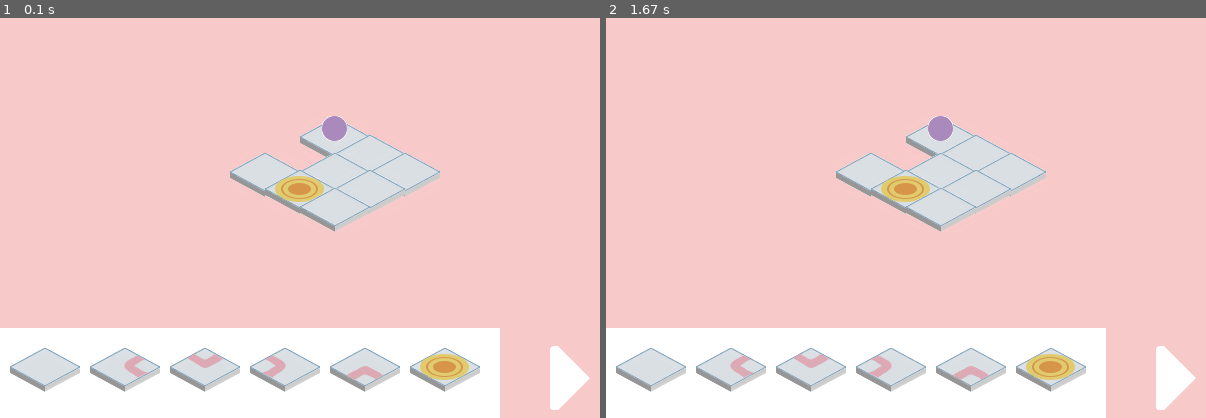
Above: before the commit, frames 1-2 (left to right).
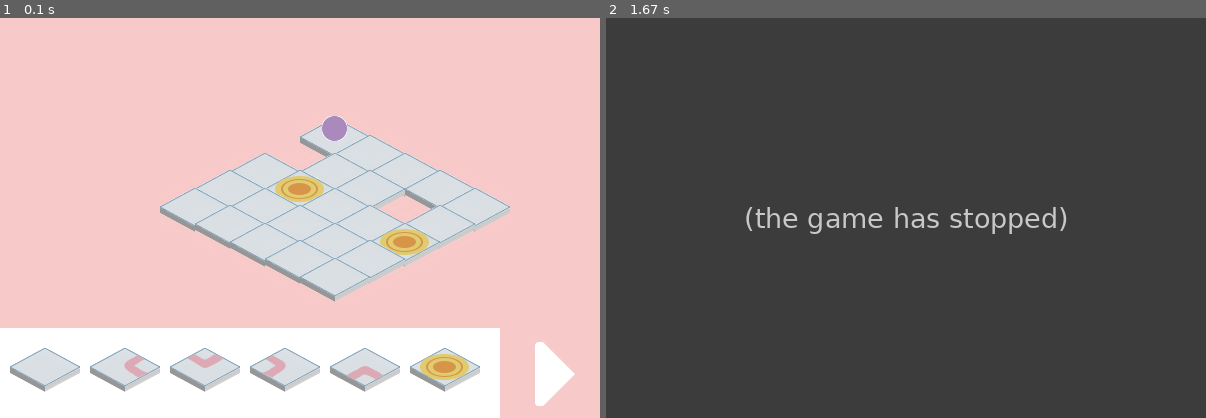
Above: after the commit, the same moments.

Repository: ameliakuang/112TP
Game: pygame game, started from trial/Game.py
Two runs of this game, one before a commit and one after it. Both use one fixed random seed, a clock stepped at 60 frames per second and the inputs below.
Inputs (mouse positions are in pixels of both pictures, inside the frame that each line leads up to):
- Up to frame 1 (0.1 s): no input
- Up to frame 2 (1.67 s): click (1146, 358) at 0.38 s

The runs differ from the first frame. In frame 1, 9.5% of the frame differs, in the area x 26-99%, y 38-98%; in frame 2, 100%, in the area x 0-100%, y 0-100%.
Error after the commit: IndexError: list index out of range (Player.py line 34); the game stopped at 0.52 s (later frames are placeholders)

Commit message:
add control bar, be able to click on begin for the ball to run

Diff:
--- a/scratch_pygame.py
+++ b/scratch_pygame.py
@@ -1,23 +1,4 @@
-# first randomly generate tiles,
-# and then use backtracking to generate the board
-'''
--1: is for player, and a normal tile should be placed in the board
-0: normal tiles
-1,2,3,4: direction tiles
-5: portal tiles
-6: jump tiles
-7: cube
-8：target tiles
-'''
+import pygame
+from pygamegame import *
 
-def solve(board):
-
-
-
-def generateBoard(n):
-    board = [ [ None ] * n for row in range(n)]
-    board[0][0] = -1
-    solution = solve(board)
-    if solution != None:
-        return solution
-    return None
+class Game(PygameGame):
--- a/trial/Board.py
+++ b/trial/Board.py
@@ -39,10 +39,11 @@
         #solution = solve(board)
         #if solution != None:
             #pass
-        return [[-1, 8, 0],
-                [0, 0, 5],
-                [0, 0, 0]
-                ]
+        return [[-1, 8, 0,0,0],
+                [0, 0, 5,0,0],
+                [0, 0, 0,0,0],
+                [0, 8, 0,0,0],
+                [0, 0, 5,0,0]]
 
 
 
--- a/trial/Control.py
+++ b/trial/Control.py
@@ -9,16 +9,15 @@
 
 class Begin(Control):
     def __init__(self, screenWidth, screenHeight):
-        self.image = pygame.image.load('images/icons/right.png').convert_alpha()
+        pygame.sprite.Sprite.__init__(self)
+        self.image = pygame.image.load('images/icons/begin.png').convert_alpha()
         self.rect = self.image.get_rect()
-        self.rect.centerx = screenWidth-80
-        self.rect.centery = screenHeight-90
-
-    def draw(self, screen):
-        screen.blit(self.image, (self.rect.centerx, self.rect.centery))
+        #print(self.rect.x, self.rect.y)
+        self.rect.x, self.rect.y = screenWidth-120, screenHeight-120
 
 class controlBar(Control):
     def __init__(self, screenWidth, screenHeight):
+        pygame.sprite.Sprite.__init__(self)
         self.image = pygame.Surface((screenWidth-100, 250))
         self.image.fill((255, 255, 255))
         self.rect = self.image.get_rect()
--- a/trial/Game.py
+++ b/trial/Game.py
@@ -15,7 +15,10 @@
         self.player = Player()
         self.playerGroup = pygame.sprite.GroupSingle(self.player)
         # Board
-        self.board = Board(5, self.player)
+        ## self.boardObject is an object of the class Board
+        ## self.board is the 2d list representation of the board object
+        self.boardObject = Board(5, self.player)
+        self.board = self.boardObject.board
 
         # Control
         self.begin = Begin(self.width, self.height)
@@ -23,24 +26,25 @@
 
         self.controlBar = controlBar(self.width, self.height)
 
-
     # move the tiles onto the board
     def keyPressed(self, keyCode, modifier):
         pass
 
     # click on the game icon and the ball can move
     def mousePressed(self, x, y):
-        pass
+        pos = (x, y)
+        if(self.beginRect.collidepoint(pos)):
+            self.player.beginMoving = True
 
     # move the ball
     def timerFired(self, dt):
-        if self.beginMoving:
-            self.playerGroup.move(self.board)
+        if self.player.beginMoving:
+            self.playerGroup.update(self.board)
 
     def redrawAll(self, screen):
-        self.board.draw(screen)
+        self.boardObject.draw(screen)
         self.controlBar.draw(screen, self.width, self.height)
-        self.begin.draw(screen)
+        self.beginRect = screen.blit(self.begin.image, (self.begin.rect.x, self.begin.rect.y))
 
 
 game = Game()
--- a/trial/Player.py
+++ b/trial/Player.py
@@ -2,9 +2,11 @@
 
 class Player(pygame.sprite.Sprite):
     def __init__(self):
-        pygame.sprite.Sprite.__init__(self)
+        super(Player, self).__init__()
+        #pygame.sprite.Sprite.__init__(self)
         self.image = pygame.image.load('images/circle.png').convert()
         self.rect = self.image.get_rect()
+        self.beginMoving = False
         self.row = 0
         self.col = 0
         self.drow = 0
@@ -24,7 +26,8 @@
         cols = len(board[0])
 
 
-    def move(self, board):
+    def update(self, board):
+        print("here")
         illegal = False
 
         row, col = self.row, self.col
--- a/trial/Tiles.py
+++ b/trial/Tiles.py
@@ -11,6 +11,7 @@
 
 class Tile(pygame.sprite.Sprite):
     def __init__(self):
+        pygame.sprite.Sprite.__init__(self)
         super(Tile, self).__init__()
         self.image = pygame.image.load('images/tiles/normal.png').convert_alpha()
         self.rect = self.image.get_rect()
@@ -32,6 +33,8 @@
         self.rect = self.image.get_rect()
         self.type = 5
 
+# add a class for jump tiles
+
 class TargetTile(Tile):
     def __init__(self):
         super(TargetTile, self).__init__()
Binary file added: trial/images/icons/begin.png
Binary file removed: trial/images/icons/right.png
Not shown, changed: trial/.DS_Store
Not shown, added: trial/images/icons/.DS_Store
